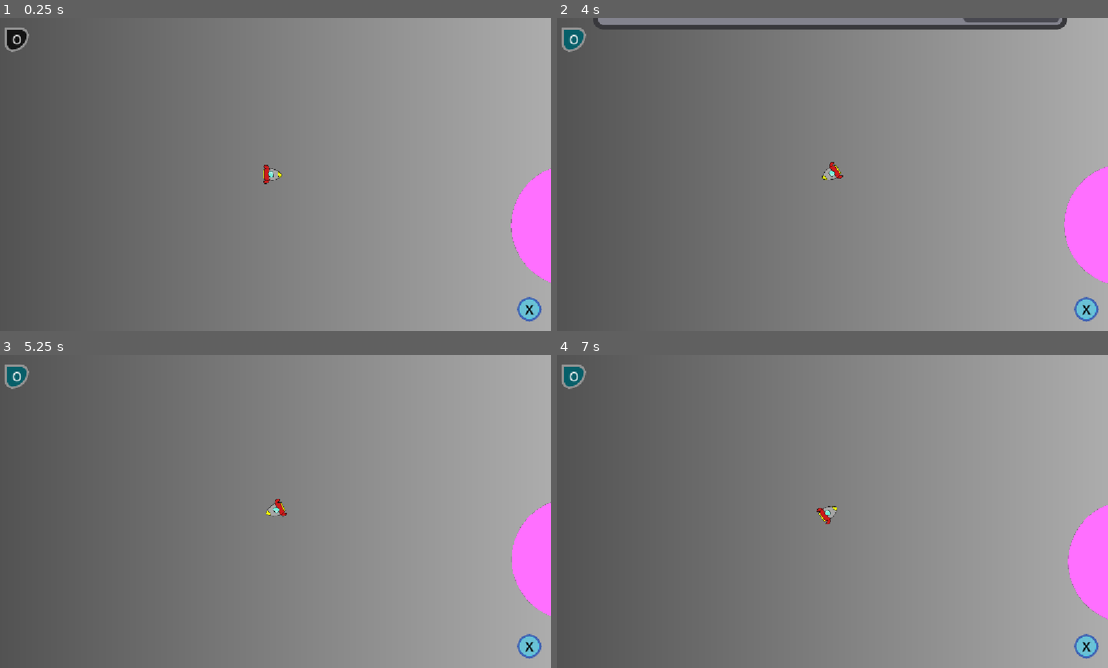
Above: before the commit, frames 1-4 (two rows, left to right).
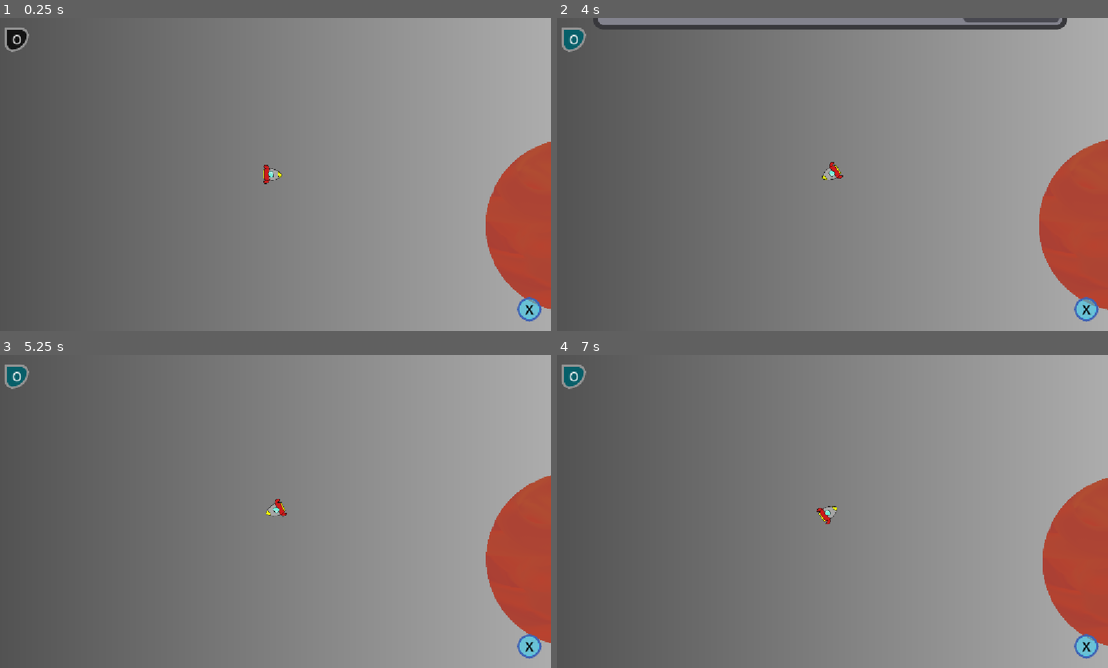
Above: after the commit, the same moments.

Repository: appellatebaton0/siege-7
Game: Godot game, scene res://scenes/main.tscn
The game is run twice, just before and just after one commit, with the same random seed, the same clock (stepped at 60 frames per second) and the same inputs.
Inputs:
- Up to frame 1 (0.25 s): no input
- Up to frame 2 (4 s): click "O" at 0.5 s; tap Enter at 1.25 s; hold Right (Right) 1.28-2 s; tap Space (Boost) at 1.35 s; click "Break Down" at 2 s; click "BUY" at 2.75 s; click "X" at 3.5 s
- Up to frame 3 (5.25 s): hold Shift (Brake) 4.28-5.03 s; tap Q (TractorBeam) at 4.35 s; tap Space (Boost) at 5, 5.1 s; hold Right (Right) from 5.03 s (still down)
- Up to frame 4 (7 s): tap Q (TractorBeam) at 5.85 s; release Right (Right) at 6.53 s; hold Left (Left) from 6.53 s (still down); tap Space (Boost) at 6.6 s

The runs differ from the first frame. In frame 1, 4.7% of the frame differs, in the area x 88-100%, y 39-94%; in frame 2, 5.1%, in the area x 87-100%, y 38-94%; in frame 3, 4.7%; in frame 4, 4.7%.

Commit message:
v0.17.2 - Planet Textures
- Added textures for the planets, and added picking a random one to the planet_data randomizer.

Diff:
--- a/scenes/main.tscn
+++ b/scenes/main.tscn
@@ -8,6 +8,7 @@
 [ext_resource type="Script" uid="uid://b3fnuhhpqy63i" path="res://scripts/menu_button.gd" id="4_jyhfs"]
 [ext_resource type="Theme" uid="uid://luomwoo5xhhg" path="res://assets/themes/tray.tres" id="5_choun"]
 [ext_resource type="Script" uid="uid://cueelmux5u415" path="res://scripts/tray.gd" id="5_tefeu"]
+[ext_resource type="Texture2D" uid="uid://dw3gca6npj8i1" path="res://assets/textures/planet1.png" id="5_trceg"]
 [ext_resource type="Script" uid="uid://k03qnwxw1uym" path="res://scripts/shop_entry.gd" id="7_o6xl0"]
 [ext_resource type="Script" uid="uid://dk5wlnowigdig" path="res://scripts/shop_data.gd" id="8_tipki"]
 [ext_resource type="PackedScene" uid="uid://bpc6htgewgatx" path="res://scenes/planet_entry.tscn" id="8_ya4ey"]
@@ -26,22 +27,10 @@
 [sub_resource type="RectangleShape2D" id="RectangleShape2D_choun"]
 size = Vector2(3, 85)
 
-[sub_resource type="Gradient" id="Gradient_jyhfs"]
-offsets = PackedFloat32Array(0.5, 0.5)
-colors = PackedColorArray(1, 0.43529412, 1, 1, 0, 0, 0, 0)
-
-[sub_resource type="GradientTexture2D" id="GradientTexture2D_tbgi4"]
-gradient = SubResource("Gradient_jyhfs")
-width = 512
-height = 512
-fill = 1
-fill_from = Vector2(0.5, 0.5)
-fill_to = Vector2(0, 1)
-
 [sub_resource type="Resource" id="Resource_tipki"]
 script = ExtResource("3_o6xl0")
 name = "TestPlanet"
-texture = SubResource("GradientTexture2D_tbgi4")
+texture = ExtResource("5_trceg")
 worth = 20
 hydrogen = 20
 helium = 25
@@ -51,7 +40,7 @@
 metadata/_custom_type_script = "uid://lfh1f0io7qh2"
 
 [sub_resource type="CircleShape2D" id="CircleShape2D_jyhfs"]
-radius = 181.98
+radius = 257.0953
 
 [sub_resource type="StyleBoxFlat" id="StyleBoxFlat_choun"]
 bg_color = Color(0.025544144, 0.3714326, 0.41213295, 1)
@@ -360,7 +349,7 @@
 position = Vector2(-810, 737)
 
 [node name="Sprite2D" type="Sprite2D" parent="World/Planet"]
-texture = SubResource("GradientTexture2D_tbgi4")
+texture = ExtResource("5_trceg")
 
 [node name="CollisionShape2D" type="CollisionShape2D" parent="World/Planet"]
 shape = SubResource("CircleShape2D_jyhfs")
--- a/scripts/planet_data.gd
+++ b/scripts/planet_data.gd
@@ -13,7 +13,13 @@
 @export var carbon := 0
 @export var neon := 0
 
-
+var _TEXTURE_OPTIONS = [
+	load("res://assets/textures/planet1.png"),
+	load("res://assets/textures/planet2.png"),
+	load("res://assets/textures/planet3.png"),
+	load("res://assets/textures/planet4.png"),
+	load("res://assets/textures/planet5.png")
+]
 func make_random():
 
 	var elements := ["hydrogen", "helium", "oxygen", "carbon", "neon"]
@@ -25,6 +31,8 @@
 		var target = elements.pick_random()
 		set(target, get(target) + 1)
 
+	texture = _TEXTURE_OPTIONS.pick_random()
+
 	worth = randi_range(15, 54)
 
 
Binary file added: assets/textures/planet1.png
Not shown, added: assets/textures/planet1.png.import
Binary file added: assets/textures/planet2.png
Not shown, added: assets/textures/planet2.png.import
Binary file added: assets/textures/planet3.png
Not shown, added: assets/textures/planet3.png.import
Binary file added: assets/textures/planet4.png
Not shown, added: assets/textures/planet4.png.import
Binary file added: assets/textures/planet5.png
Not shown, added: assets/textures/planet5.png.import
Not shown: 1 places in scenes/main.tscn that only renumber resources
